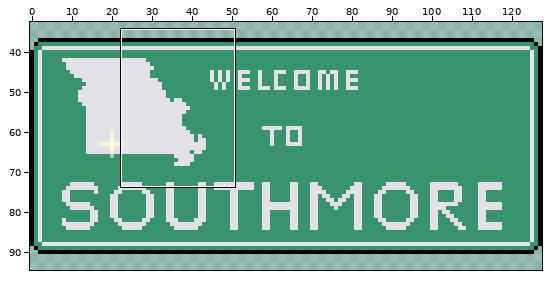
Two states of a pixel-art file, Assets/Art/southmore_sign.aseprite. Above: a wide view before the commit, with the close-up outlined.
Close-up. Old version:
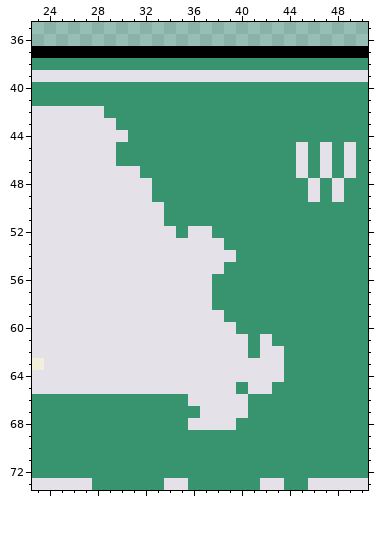
128x128 pixels, 1 frame. Shown: x 23..50, y 35..73. The wide view leaves out empty margins.
And afterwards:
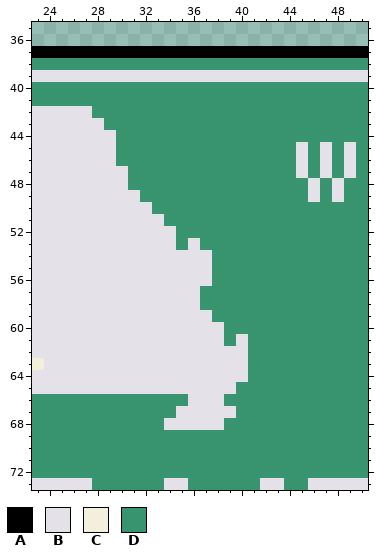
Palette (. is transparent): A #000000  B #e4e1e8  C #f2f0db  D #37946e
From old to new:
Changed rows in their new state; - is an unchanged pixel.
first column x 28:
42 D---------------
43 -D--------------
44 --D-------------
47 ---D------------
48 ---DD-----------
49 ----D-----------
50 -----D----------
52 --------DD------
53 -------D-DD-----
54 ----------DD----
55 ----------D-----
57 ---------D------
58 ---------D------
59 ----------D-----
60 -----------D----
61 -----------D--D-
62 --------------DD
63 -------------DDD
64 -------------DDD
65 -------------DD-
66 -----------DD---
67 -------BB---D---
68 ------BB---D----
Changed places in both close-ups, as pixel boxes (x1, y1, x2, y2):
changed: (92, 106, 284, 430)
